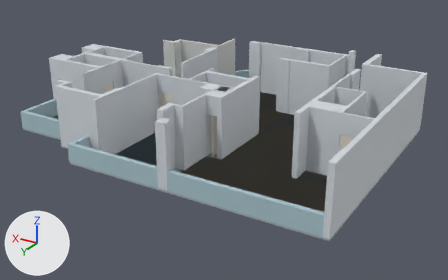
Renders of the Blender file assets/cad-draft/flat-cad.blend from each side of a commit.
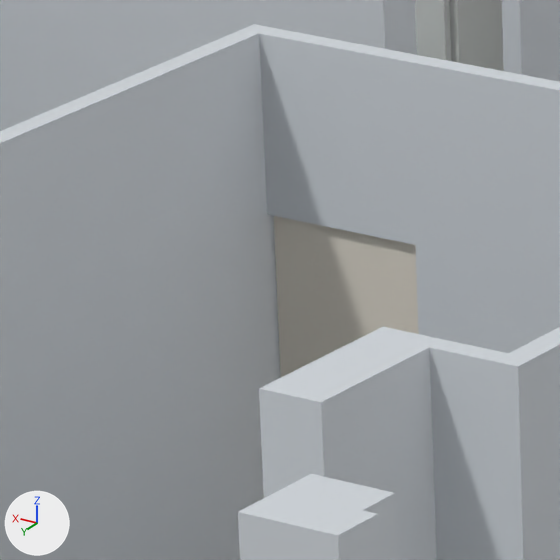
The first picture shows the older version from a 50 mm lens placed at (-6.72, 33.33, 12.3), pointed at (8.56, 7.87, -0.43). The close-ups show the older and then the newer version on the part from 29% to 42% of the width and 25% to 45% of the height of that picture. Only the edits that show in the close-ups are written down. Lighting does not change. The marker at lower left points along +X, +Y and +Z.

The scene before the commit, as lines of its bpy script (objects in view):
```python
me_cad_door_leaf_1 = bpy.data.meshes.new('cad-door-leaf-1')
me_cad_door_leaf_1.from_pydata(...)  # a box spanning x 10.71..11.59, y 9.26..9.3, z 0.0..2.1
me_cad_door_leaf_1.materials.append(mat_door_leaf_shown_shut)  # white #e5ded1
me_cad_lintel_1 = bpy.data.meshes.new('cad-lintel-1')
me_cad_lintel_1.from_pydata(...)  # a box spanning x 10.696..11.61, y 9.222..9.336, z 2.1..3.048
me_cad_lintel_1.materials.append(mat_neutral_unapproved_shell)  # light grey #d4dadf
me_cad_wall_30 = bpy.data.meshes.new('cad-wall-30')
me_cad_wall_30.from_pydata(...)  # 28 vertices, 16 faces; spans x 7.21..8.57, y 9.22..12.64, z 0.0..3.05
me_cad_wall_30.materials.append(mat_neutral_unapproved_shell)  # light grey #d4dadf
ob_cad_door_leaf_1 = bpy.data.objects.new('cad-door-leaf-1', me_cad_door_leaf_1)
ob_cad_door_leaf_1.location = (0.0, 0.0, 0.0)
ob_cad_lintel_1 = bpy.data.objects.new('cad-lintel-1', me_cad_lintel_1)
ob_cad_lintel_1.location = (0.0, 0.0, 0.0)
ob_cad_wall_30 = bpy.data.objects.new('cad-wall-30', me_cad_wall_30)
ob_cad_wall_30.location = (0.0, 0.0, 0.0)
# also in view: 'cad-wall-41' at (8.41, 13.03, 1.52); 'cad-wall-42' at (12.02, 8.14, 1.52); 'cad-wall-5' at (9.63, 9.28, 1.52); 'cad-open-run-0' at (13.57, 2.44, 1.52); 'cad-wall-43' at (13.45, 8.22, 1.52)
```
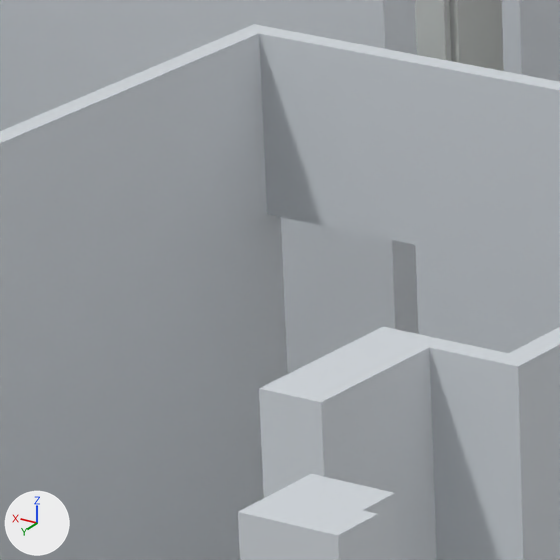
Where the change shows, as pixel boxes [x1, y1, x2, y2] in the close-ups (560 x 560 px):
'cad-door-leaf-1', deleted: before [274, 216, 419, 377]
'cad-wall-42', unchanged, uncovered by the edit: before [257, 0, 417, 55]; after [257, 0, 419, 374]

The edits, one by one:
Object 'cad-door-leaf-1' (ob_cad_door_leaf_1) is deleted.
